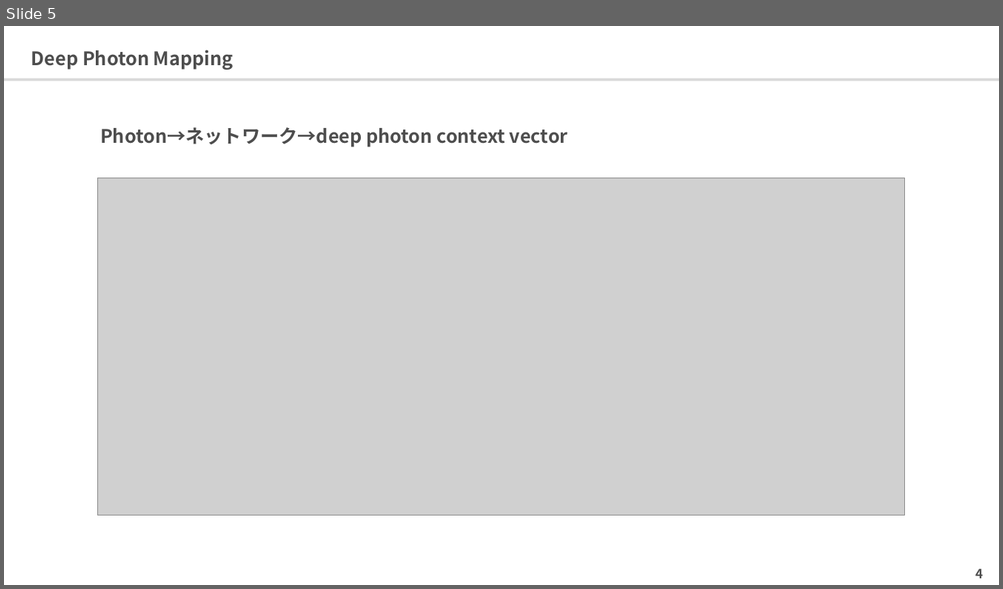
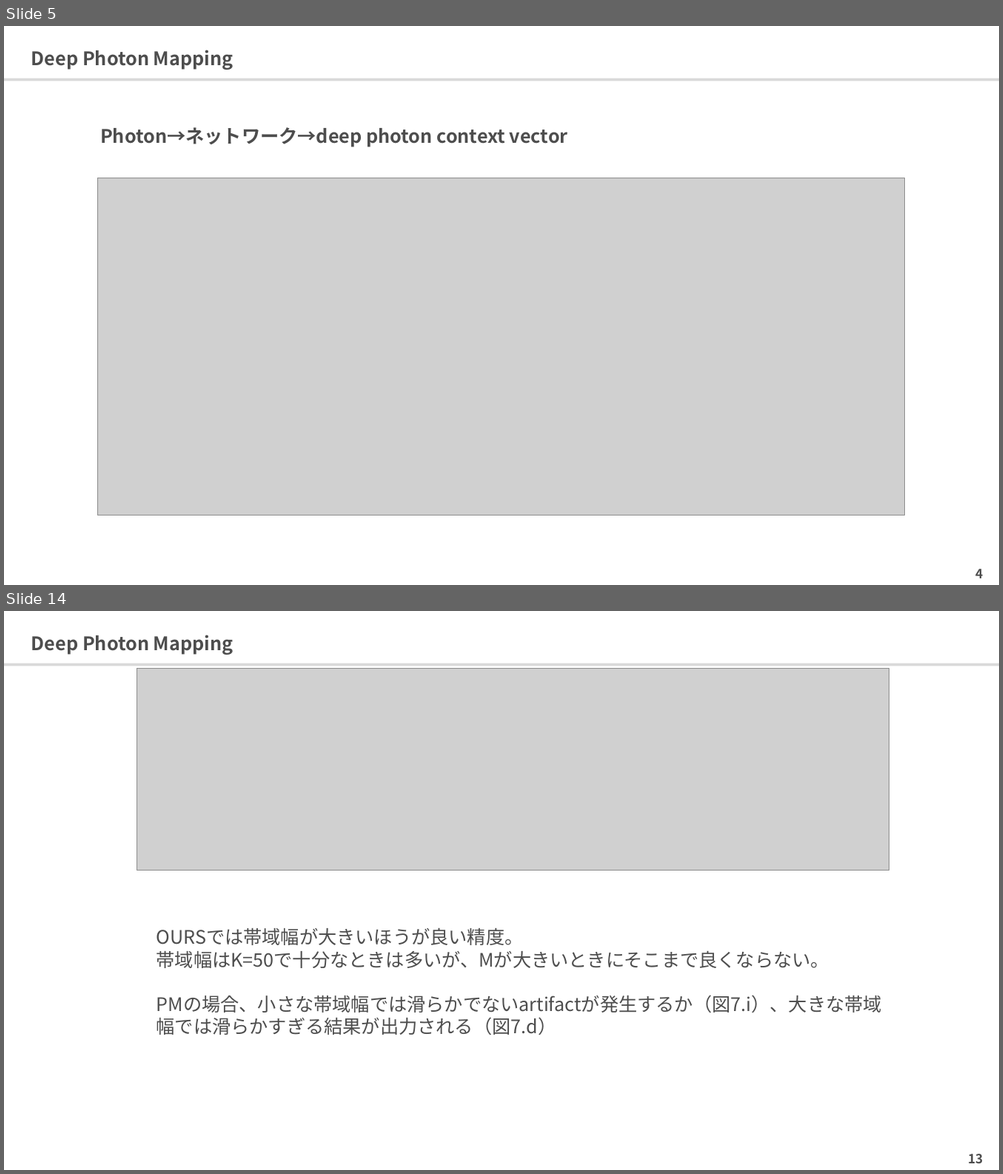
Before and after one commit to 0V/survey-paper-rendering, a slide deck: ppts/photonmapping/Deep Photon Mapping.pptx. Shown one above the other, each under a label of ours: slide 5 before the commit, slides 5 and 14 after it; the slides between them are not shown. The pictures are 1003x589 and 1003x1174 pixels, drawn with LibreOffice and Linux fonts; fonts in the diff are those of the drawing; grey boxes stand for pictures. Boxes give left, top, right and bottom in pixels: in the first picture for what was removed or moved away, otherwise in the second. Text is boxed around its words. In the diff, an @@ line names an element or a change of style, - is before the commit and + after.

```diff
--- a/ppts/photonmapping/Deep Photon Mapping.pptx
+++ b/ppts/photonmapping/Deep Photon Mapping.pptx
@@ slide 14 added at <box>4,611,999,1170</box>, background #FFFFFF; not listed: 1 template element that a slide beside it also shows @@
@@ title added at <box>31,635,233,655</box>, 18 pt, text #4D4D4D, bold @@
+Deep Photon Mapping
@@ picture added at <box>136,669,889,870</box> @@
@@ text added at <box>156,928,882,1036</box>, 18 pt, text #4D4D4D @@
+OURSでは帯域幅が大きいほうが良い精度。
+帯域幅はK=50で十分なときは多いが、Mが大きいときにそこまで良くならない。
+PMの場合、小さな帯域幅では滑らかでないartifactが発生するか（図7.i）、大きな帯域幅では滑らかすぎる結果が出力される（図7.d）
@@ page number added at <box>967,1154,982,1164</box>, 12.3 pt, text #4D4D4D, bold @@
+13
```
Also in this commit, not shown: 6 slides changed, 3 other slides added, 6 other files.
